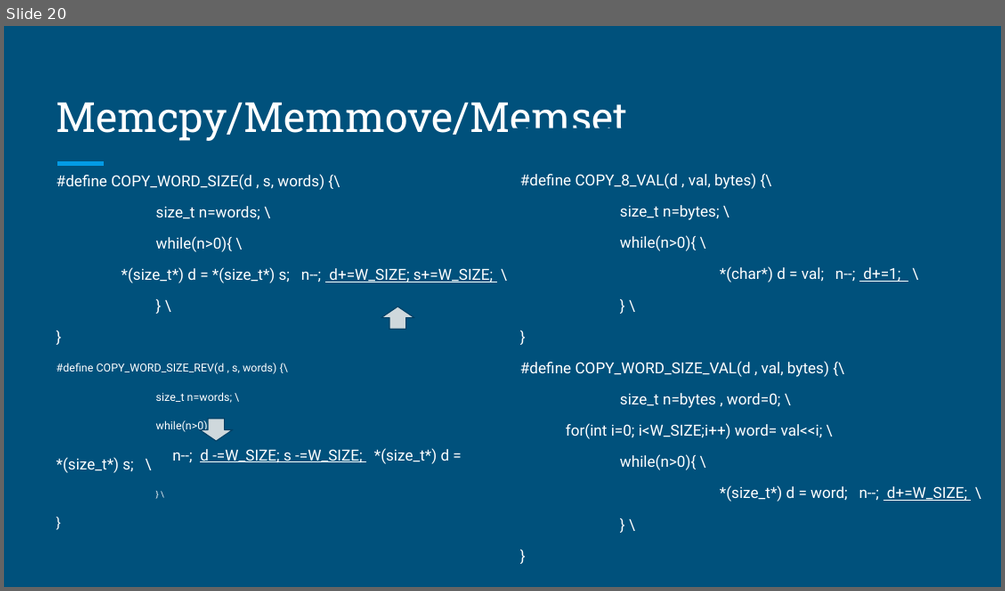
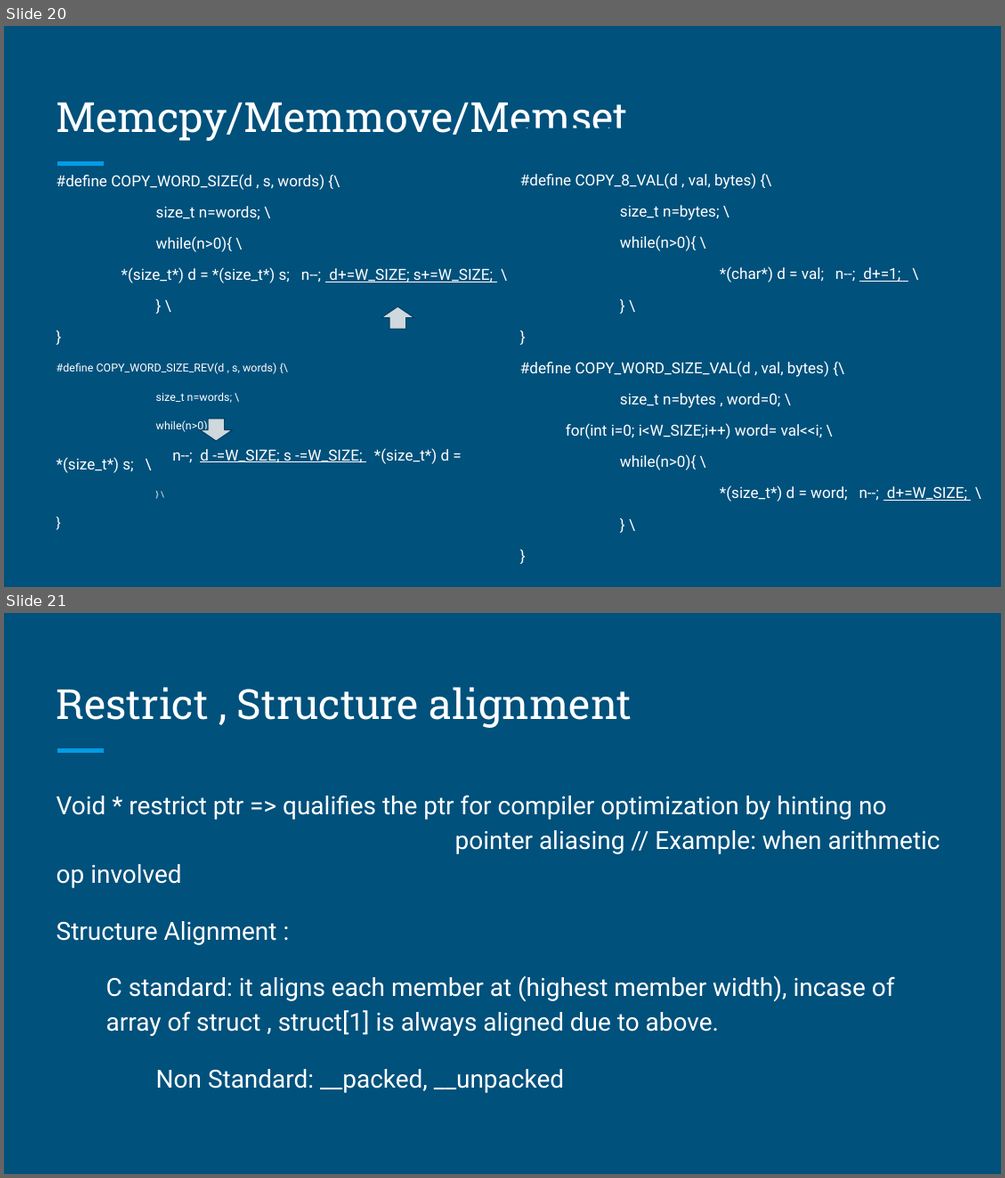
Before and after one commit to jayeshpatel8/Linux-Kernel_U-boot, a slide deck: Linux_Kernel.pptx. Shown one above the other, each under a label of ours: slide 20 before the commit, slides 20 and 21 after it. The pictures are 1005x591 and 1005x1178 pixels, drawn with LibreOffice and Linux fonts; fonts in the diff are those of the drawing. Boxes give left, top, right and bottom in pixels: in the first picture for what was removed or moved away, otherwise in the second. Text is boxed around its words. In the diff, an @@ line names an element or a change of style, - is before the commit and + after.

```diff
--- a/Linux_Kernel.pptx
+++ b/Linux_Kernel.pptx
@@ slide 21 added at bbox=[4, 613, 1001, 1174], background #00517C; not listed: 1 template element that a slide beside it also shows @@
@@ title added at bbox=[57, 687, 632, 728], 30 pt, text #FFFFFF @@
+Restrict , Structure alignment
@@ text added at bbox=[57, 795, 940, 1093], 18 pt, text #FFFFFF @@
+Void * restrict ptr => qualifies the ptr for compiler optimization by hinting no pointer aliasing // Example: when arithmetic op involved
+Structure Alignment :
+C standard: it aligns each member at (highest member width), incase of array of struct , struct[1] is always aligned due to above.
+Non Standard: __packed, __unpacked
```
Also in this commit, not shown: 3 slides changed, 2 other slides added.
